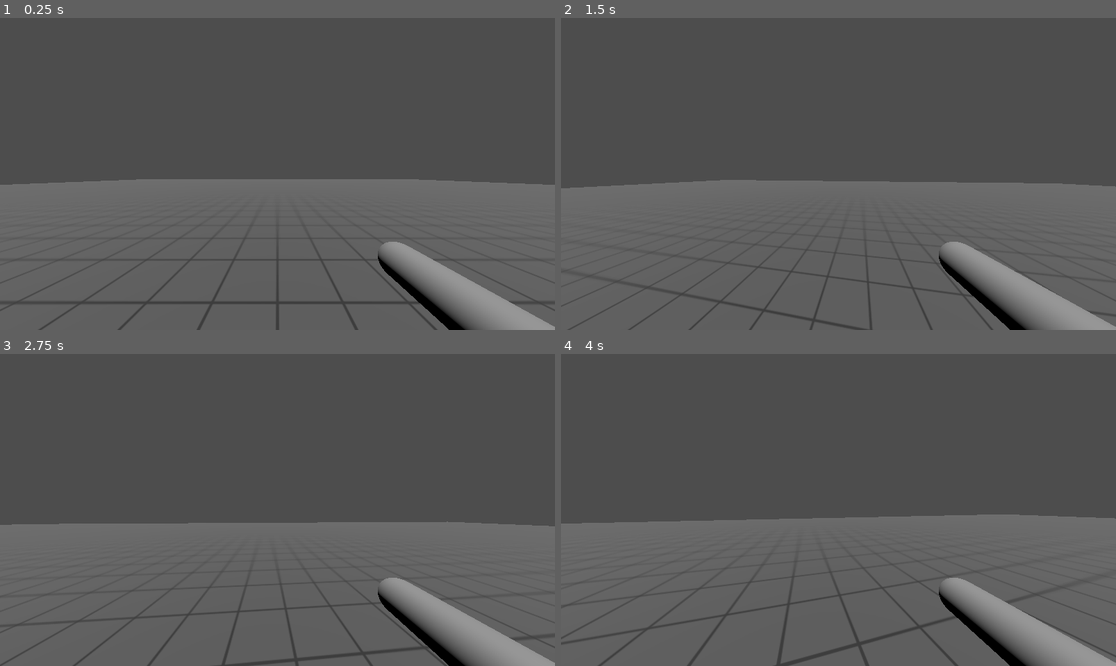
Above: before the commit, frames 1-4 (two rows, left to right).
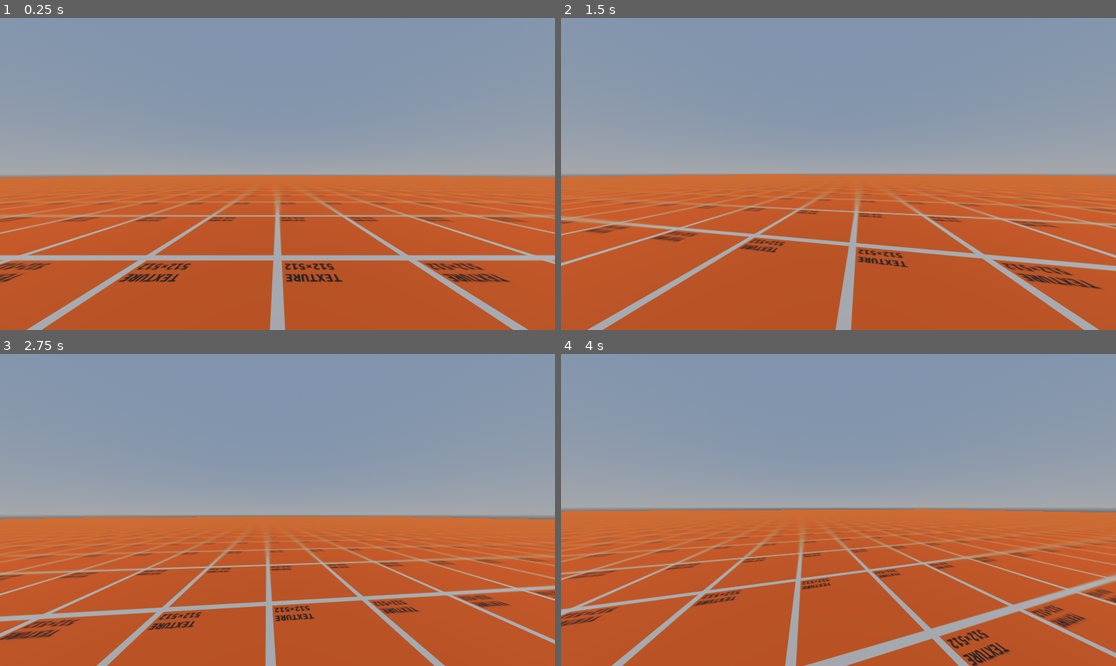
Above: after the commit, the same moments.

Repository: Kikithecat12345/GodotGame
Game: Godot game, scene res://scenes/main.tscn
The game is run twice, just before and just after one commit, with the same random seed, the same clock (stepped at 60 frames per second) and the same inputs.
Inputs (mouse positions are in pixels of both pictures, inside the frame that each line leads up to):
- Up to frame 1 (0.25 s): no input
- Up to frame 2 (1.5 s): tap Enter at 0.5 s; move the mouse to (866, 174) at 0.52 s; hold Ctrl (move_crouch) 0.53-1.28 s; hold W (move_forward) from 0.53 s (still down); tap Space (move_jump) at 0.77, 1.07 s; tap Shift (move_sprint, bound only after the commit) at 0.8, 1.35 s; move the mouse to (810, 174) at 1.27 s
- Up to frame 3 (2.75 s): keep holding W (move_forward); tap Space (move_jump) at 1.52, 1.55, 1.82 s; move the mouse to (288, 503) at 2.02 s; hold Space (move_jump) from 2.03 s (still down); tap Ctrl (move_crouch) at 2.3 s
- Up to frame 4 (4 s): keep holding W (move_forward); move the mouse to (832, 516) at 2.77 s; release Space (move_jump) at 2.78 s; tap Ctrl (move_crouch) at 2.85 s; tap Space (move_jump) at 3.02, 3.32, 3.77, 3.8 s; tap Shift (move_sprint, bound only after the commit) at 3.05 s; move the mouse to (877, 513) at 3.52 s; hold Shift (move_sprint, bound only after the commit) from 3.53 s (still down)

The runs differ from the first frame. In frame 1, 100% of the frame differs, in the area x 0-100%, y 0-100%; in frame 2, 100%; in frame 3, 100%; in frame 4, 100%.

Commit message:
Pretty much rewrote everything. New movement, changed textures, added kill plane, etc.

Diff:
--- a/materials/grayTile.tres
+++ b/materials/grayTile.tres
@@ -4,5 +4,6 @@
 
 [resource]
 albedo_texture = ExtResource("1_s1rs4")
+uv1_scale = Vector3(0.1, 0.1, 0.1)
 uv1_triplanar = true
 uv1_world_triplanar = true
--- /dev/null
+++ b/materials/orange_tile.tres
@@ -0,0 +1,9 @@
+[gd_resource type="StandardMaterial3D" load_steps=2 format=3 uid="uid://cnlyn0yxmedv8"]
+
+[ext_resource type="Texture2D" uid="uid://cnmdh7lnp32qj" path="res://materials/textures/orangeTile.png" id="1_r8nx0"]
+
+[resource]
+albedo_texture = ExtResource("1_r8nx0")
+uv1_scale = Vector3(0.1, 0.1, 0.1)
+uv1_triplanar = true
+uv1_world_triplanar = true
--- a/project.godot
+++ b/project.godot
@@ -53,6 +53,11 @@
 "events": [Object(InputEventKey,"resource_local_to_scene":false,"resource_name":"","device":-1,"window_id":0,"alt_press …(182 unchanged characters)…
 ]
 }
+move_sprint={
+"deadzone": 0.5,
+"events": [Object(InputEventKey,"resource_local_to_scene":false,"resource_name":"","device":-1,"window_id":0,"alt_pressed":false,"shift_pressed":false,"ctrl_pressed":false,"meta_pressed":false,"pressed":false,"keycode":0,"physical_keycode":4194325,"key_label":0,"unicode":0,"echo":false,"script":null)
+]
+}
 
 [layer_names]
 
--- /dev/null
+++ b/resources/enviroments/environment.tres
@@ -0,0 +1,13 @@
+[gd_resource type="Environment" load_steps=3 format=3 uid="uid://dw02v30lb0etd"]
+
+[sub_resource type="ProceduralSkyMaterial" id="ProceduralSkyMaterial_48r8k"]
+sky_top_color = Color(0.505882, 0.580392, 0.678431, 1)
+
+[sub_resource type="Sky" id="Sky_p1nd1"]
+sky_material = SubResource("ProceduralSkyMaterial_48r8k")
+
+[resource]
+background_mode = 2
+background_color = Color(0.592157, 0.72549, 1, 1)
+sky = SubResource("Sky_p1nd1")
+ambient_light_color = Color(1, 1, 1, 1)
--- a/scenes/main.tscn
+++ b/scenes/main.tscn
@@ -1,14 +1,17 @@
-[gd_scene load_steps=5 format=3 uid="uid://c1kk4ciphe3ji"]
+[gd_scene load_steps=7 format=3 uid="uid://c1kk4ciphe3ji"]
 
 [ext_resource type="Material" uid="uid://dmx2y46fqnlar" path="res://materials/grayTile.tres" id="1_3kx0v"]
+[ext_resource type="Material" uid="uid://cnlyn0yxmedv8" path="res://materials/orange_tile.tres" id="1_ekxxa"]
 [ext_resource type="PackedScene" uid="uid://b7f7nt2x8wqmq" path="res://scenes/player.tscn" id="2_8am6f"]
 
 [sub_resource type="BoxShape3D" id="BoxShape3D_vrqp3"]
-size = Vector3(100, 2, 100)
+size = Vector3(1000, 2, 1000)
 
 [sub_resource type="BoxMesh" id="BoxMesh_kxpk1"]
 material = ExtResource("1_3kx0v")
-size = Vector3(100, 2, 100)
+size = Vector3(1000, 2, 1000)
+
+[sub_resource type="WorldBoundaryShape3D" id="WorldBoundaryShape3D_uwtpv"]
 
 [node name="Main" type="Node"]
 
@@ -20,10 +23,19 @@
 shape = SubResource("BoxShape3D_vrqp3")
 
 [node name="MeshInstance3D" type="MeshInstance3D" parent="World/Ground"]
+material_override = ExtResource("1_ekxxa")
 mesh = SubResource("BoxMesh_kxpk1")
 
 [node name="Sun" type="DirectionalLight3D" parent="World"]
 transform = Transform3D(1, 0, 0, 0, -4.37114e-08, 1, 0, -1, -4.37114e-08, 0, 0, 0)
 
+[node name="Kill_plane" type="Area3D" parent="World"]
+transform = Transform3D(1, 0, 0, 0, 1, 0, 0, 0, 1, 0, -100, 0)
+
+[node name="CollisionShape3D" type="CollisionShape3D" parent="World/Kill_plane"]
+shape = SubResource("WorldBoundaryShape3D_uwtpv")
+
 [node name="Player" parent="." instance=ExtResource("2_8am6f")]
 transform = Transform3D(1, 0, 0, 0, 1, 0, 0, 0, 1, 0, 1.79293, 0)
+
+[connection signal="body_entered" from="World/Kill_plane" to="Player" method="_on_kill_plane_body_entered"]
--- a/scenes/player.tscn
+++ b/scenes/player.tscn
@@ -1,36 +1,30 @@
 [gd_scene load_steps=5 format=3 uid="uid://b7f7nt2x8wqmq"]
 
 [ext_resource type="Script" path="res://scripts/player.gd" id="1_q5jol"]
+[ext_resource type="Environment" uid="uid://dw02v30lb0etd" path="res://resources/enviroments/environment.tres" id="2_73umt"]
 
 [sub_resource type="CapsuleShape3D" id="CapsuleShape3D_gxg7v"]
+radius = 1.65
+height = 7.2
 
 [sub_resource type="CylinderShape3D" id="CylinderShape3D_2dj5e"]
-height = 0.1
-
-[sub_resource type="CapsuleMesh" id="CapsuleMesh_dcw78"]
-radius = 0.1
-height = 0.7
+height = 1.0
+radius = 1.65
 
 [node name="Player" type="CharacterBody3D"]
 script = ExtResource("1_q5jol")
 
 [node name="BodyCollider" type="CollisionShape3D" parent="."]
-transform = Transform3D(1, 0, 0, 0, 1, 0, 0, 0, 1, 0, 1, 0)
+transform = Transform3D(1, 0, 0, 0, 1, 0, 0, 0, 1, 0, 3.6, 0)
 shape = SubResource("CapsuleShape3D_gxg7v")
 
 [node name="FeetCollider" type="CollisionShape3D" parent="."]
-transform = Transform3D(1, 0, 0, 0, 1, 0, 0, 0, 1, 0, 0.05, 0)
+transform = Transform3D(1, 0, 0, 0, 1, 0, 0, 0, 1, 0, 0.5, 0)
 shape = SubResource("CylinderShape3D_2dj5e")
 
 [node name="Pivot" type="Node3D" parent="."]
 
 [node name="Camera3D" type="Camera3D" parent="Pivot"]
-transform = Transform3D(-1, 0, -8.74228e-08, 0, 1, 0, 8.74228e-08, 0, -1, 0, 1.5, 0)
+transform = Transform3D(-1, 0, -8.74228e-08, 0, 1, 0, 8.74228e-08, 0, -1, 0, 6.4, 0)
+environment = ExtResource("2_73umt")
 fov = 100.0
-
-[node name="RightHand" type="Node3D" parent="Pivot/Camera3D"]
-transform = Transform3D(-1, 0, 8.74228e-08, 0, 1, 0, -8.74228e-08, 0, -1, 0.7, -0.5, -0.5)
-
-[node name="TempGun" type="MeshInstance3D" parent="Pivot/Camera3D/RightHand"]
-transform = Transform3D(1, 0, 0, 0, -4.37114e-08, -1, 0, 1, -4.37114e-08, 0, 0, 0)
-mesh = SubResource("CapsuleMesh_dcw78")
--- a/scripts/player.gd
+++ b/scripts/player.gd
@@ -1,63 +1,146 @@
 extends CharacterBody3D
 
- # global vars
+ # ==== global vars ====
 
-const MOVE_SPEED = 5
-const GRAVITY = 9.8
+# = movement-related constants =
+
+# input
 const MOUSE_SENSITIVITY = 0.1
-var vel = Vector3.ZERO
+
+# player movement
+const RUN_SPEED = 32.0 # max speeds for walking, running, and crouching respectively, in units/s.
+const WALK_SPEED = 15.0
+const CROUCH_SPEED = 6.33
+
+const STEP_DISTANCE = 1.8 # max distance, in units, that the player can "step up" to without needing to jump
+const JUMP_VELOCITY = 20 # initial velocity of a jump, in units/s.
+
+# physics
+const GRAVITY = 60.0 # these are in units/s^2.
+const ACCELERATION = 250
+const AIR_ACCELERATION = 250
+const FRICTION = 50
+const MAX_SLOPE_ANGLE = 45
+
+# toggles
+const using_abh = true  # toggles HL2 ABH, aka bugged jump speed caps
+const auto_jump = true  # toggles autojump
+const cap_speed = false # toggles speed cap
+const SPEED_CAP = 10    # speed cap in units/s
+
+# = internal variables =
+
+var hVel = Vector2()
 var vVel = 0
 
-var camera
-var pivot
+# ==== functions ====
 
- # functions
+@onready var camera = $Pivot/Camera3D
+@onready var pivot = $Pivot
 
 func _ready():
-	camera = $Pivot/Camera3D
-	pivot = $Pivot
+	# set mouse mode to captured
 	Input.set_mouse_mode(Input.MOUSE_MODE_CAPTURED)
+	floor_snap_length = STEP_DISTANCE
+	floor_max_angle = deg_to_rad(MAX_SLOPE_ANGLE)
 
-func get_dir():
-	var inputs = Vector2.ZERO
+func get_wishdir():
+	var dir = Vector2.ZERO
+	var pivotXform = pivot.get_global_transform()
+	if Input.is_action_pressed("move_forward"):
+		dir.y += 1
+	if Input.is_action_pressed("move_backward"):
+		dir.y -= 1
 	if Input.is_action_pressed("move_left"):
-		inputs.x += 1
+		dir.x += 1
 	if Input.is_action_pressed("move_right"):
-		inputs.x -= 1
-	if Input.is_action_pressed("move_forward"):
-		inputs.y += 1
-	if Input.is_action_pressed("move_backward"):
-		inputs.y -= 1
-	# rotate to camera direction
-	var dir = Vector3.ZERO
-	var pivotXform = pivot.get_global_transform()
-	dir += pivotXform.basis.z * inputs.y
-	dir += pivotXform.basis.x * inputs.x
-	dir.y = 0
-	return dir.normalized()
+		dir.x -= 1
+	dir = dir.normalized()
+	# rotate wishdir by camera rotation
+	var wishDir = Vector3()
+	wishDir += pivotXform.basis.x * dir.x
+	wishDir += pivotXform.basis.z * dir.y
+	wishDir = wishDir.normalized()
+	return Vector2(wishDir.x, wishDir.z)
+
+
+func _physics_process(delta):
+	# notes:
+	# physics is calcuated like quake and source games, for fun.
+	# read below for more info.
+	var wishdir = get_wishdir()
+	if is_on_floor():
+		apply_friction(delta)
+	# acceleration is calculated like this:
+	# take the wishdir, multiply it by the acceleration, and add it to the current velocity.
+	# if the dot product of the new vector is larger than the max speed, reduce the acceleration so that the new length is the max speed.
+	# this is done to prevent the player from accelerating faster than the max speed, but because of the dot product, a flaw presents itself:
+	# moving perpendicular to the wishdir will allow the player to accelerate unbounded, and this can be acomplished in many ways.
+	# this is the behavior that allows bunnyhopping in quake and source games, as well as other movement exploits.
+	# we are intentionally keeping this behavior, because it's fun.
+
+	var maxSpeed
+	var accel = ACCELERATION * delta if is_on_floor() else AIR_ACCELERATION * delta
+	var newHvel = hVel + wishdir * accel
+
+	if Input.is_action_pressed("move_crouch"):
+		maxSpeed = CROUCH_SPEED
+	elif Input.is_action_pressed("move_sprint"):
+		maxSpeed = RUN_SPEED
+	else:
+		maxSpeed = WALK_SPEED
+
+	if newHvel.dot(wishdir) > maxSpeed:
+		# scale the acceleration so that the dot product is the max speed
+		accel = (maxSpeed - hVel.dot(wishdir))
+		newHvel = hVel + wishdir * accel
+	hVel = newHvel
+
+	# vertical movement
+	if is_on_floor():
+		# check for autojump
+		if auto_jump and Input.is_action_pressed("move_jump"):
+			vVel = JUMP_VELOCITY
+		elif Input.is_action_just_pressed("move_jump"):
+			vVel = JUMP_VELOCITY
+		else:
+			vVel = 0
+	else:
+		# apply gravity
+		vVel -= GRAVITY * delta
+
+	velocity = Vector3(hVel.x, vVel, hVel.y)
+	move_and_slide()
 
 func _input(event):
-	# ==== camera ====
-	# Capturing/Freeing the cursor
-	if Input.is_action_just_pressed("ui_cancel"):
-		if Input.get_mouse_mode() == Input.MOUSE_MODE_VISIBLE:
-			Input.set_mouse_mode(Input.MOUSE_MODE_CAPTURED)
-		else:
-			Input.set_mouse_mode(Input.MOUSE_MODE_VISIBLE)
-	if event is InputEventMouseMotion and Input.get_mouse_mode() == Input.MOUSE_MODE_CAPTURED:
-		pivot.rotate_y(deg_to_rad(event.relative.x * MOUSE_SENSITIVITY * -1))
-		camera.rotate_x(deg_to_rad(event.relative.y * MOUSE_SENSITIVITY))
+	if event is InputEventMouseMotion:
+		# rotate camera
+		pivot.rotate_y(deg_to_rad(-event.relative.x * MOUSE_SENSITIVITY))
+		camera.rotate_x(deg_to_rad(-event.relative.y * MOUSE_SENSITIVITY * -1))
+	if event is InputEventKey: # if escape is pressed, toggle mouse mode
+		if event.key_label == KEY_ESCAPE:
+			if Input.get_mouse_mode() == Input.MOUSE_MODE_CAPTURED:
+				Input.set_mouse_mode(Input.MOUSE_MODE_VISIBLE)
+			else:
+				Input.set_mouse_mode(Input.MOUSE_MODE_CAPTURED)
 
-func _physics_process(delta):
-	vel = Vector3.ZERO
-	# ==== x/z movement ====
-	vel = get_dir() * MOVE_SPEED * (delta*100)
-	# ==== y movement ====
-	if is_on_floor():
-		if Input.is_action_pressed("move_jump"):
-			vVel = 5
+func apply_friction(delta):
+	var speed = hVel.length()
+	var drop = 0
+	if speed <= 0: return;
+	elif speed < FRICTION * delta:
+		# if speed would be reduced past 0, reduce speed to 0
+		drop = speed
 	else:
-		vVel -= GRAVITY * delta
-	vel.y = vVel
-	velocity = vel
-	move_and_slide()
+		drop = FRICTION * delta
+
+	var newspeed = speed - drop if speed - drop > 0 else 0
+	if newspeed != speed:
+		newspeed /= speed
+		hVel *= newspeed
+
+
+func _on_kill_plane_body_entered(_body:Node3D):
+	# if the player fell off the map, we need to respawn them just above 0,0,0 so they don't get stuck in the floor.
+	# i'll add walls later, this allows for testing.
+	self.position = Vector3(0, 10, 0)
Not shown, changed: export_presets.cfg
Renamed: materials/textures/textureA.png -> materials/textures/orangeTile.png
Not shown, changed: materials/textures/orangeTile.png.import
Not shown, removed: scripts/player.gd.old
